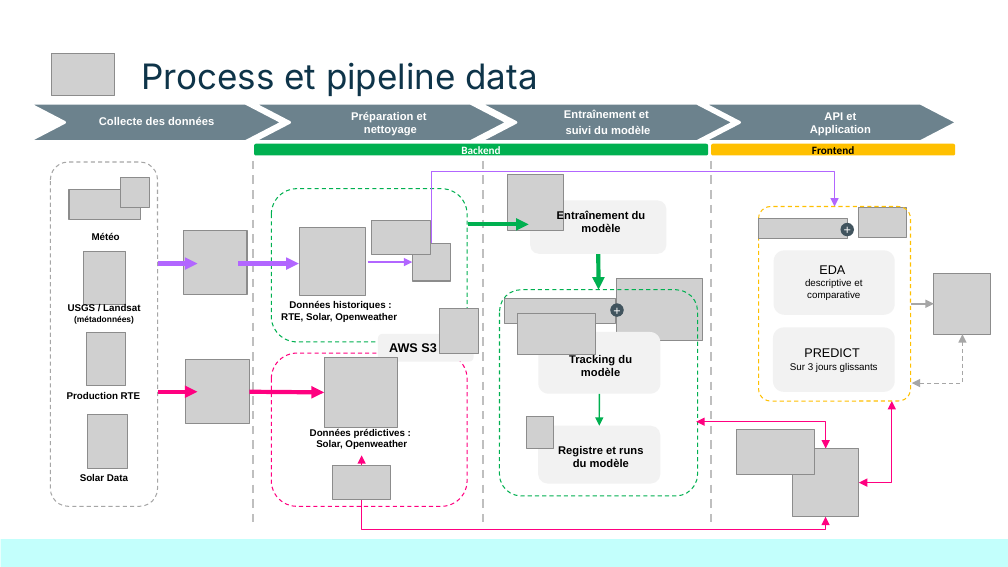
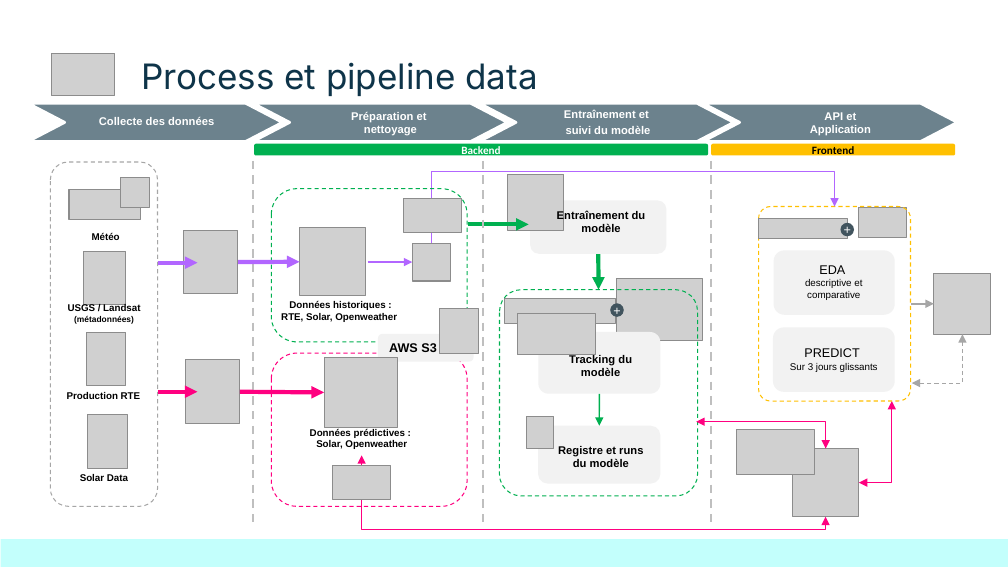
Before and after one commit to Sheikoh/REnergies_efficiency_prediction, a slide deck: slide 6 of presentation/dsfs_ft_36_Projet_REnergies_efficiency_prediction.pptx. Drawn at 1008x567 pixels with LibreOffice and Linux fonts; fonts in the diff are those of the drawing; grey boxes stand for pictures. Boxes give left, top, right and bottom in pixels: in the first picture for what was removed or moved away, otherwise in the second. Text is boxed around its words. In the diff, an @@ line names an element or a change of style, - is before the commit and + after.

```diff
--- a/presentation/dsfs_ft_36_Projet_REnergies_efficiency_prediction.pptx
+++ b/presentation/dsfs_ft_36_Projet_REnergies_efficiency_prediction.pptx
@@ picture moved from (x1=372, y1=221, x2=430, y2=255) to (x1=404, y1=199, x2=463, y2=233) @@
@@ picture resized from (x1=183, y1=231, x2=247, y2=294) to (x1=183, y1=231, x2=238, y2=294) @@
@@ rounded rectangle removed at (x1=376, y1=224, x2=424, y2=253) @@
@@ picture resized from (x1=185, y1=360, x2=249, y2=423) to (x1=185, y1=360, x2=240, y2=423) @@
@@ arrow moved from (249, 392) - (324, 392) to (240, 392) - (324, 392) @@
```
Also in this commit, not shown: 8 other slides changed, 1 slide added, 1 other file.
